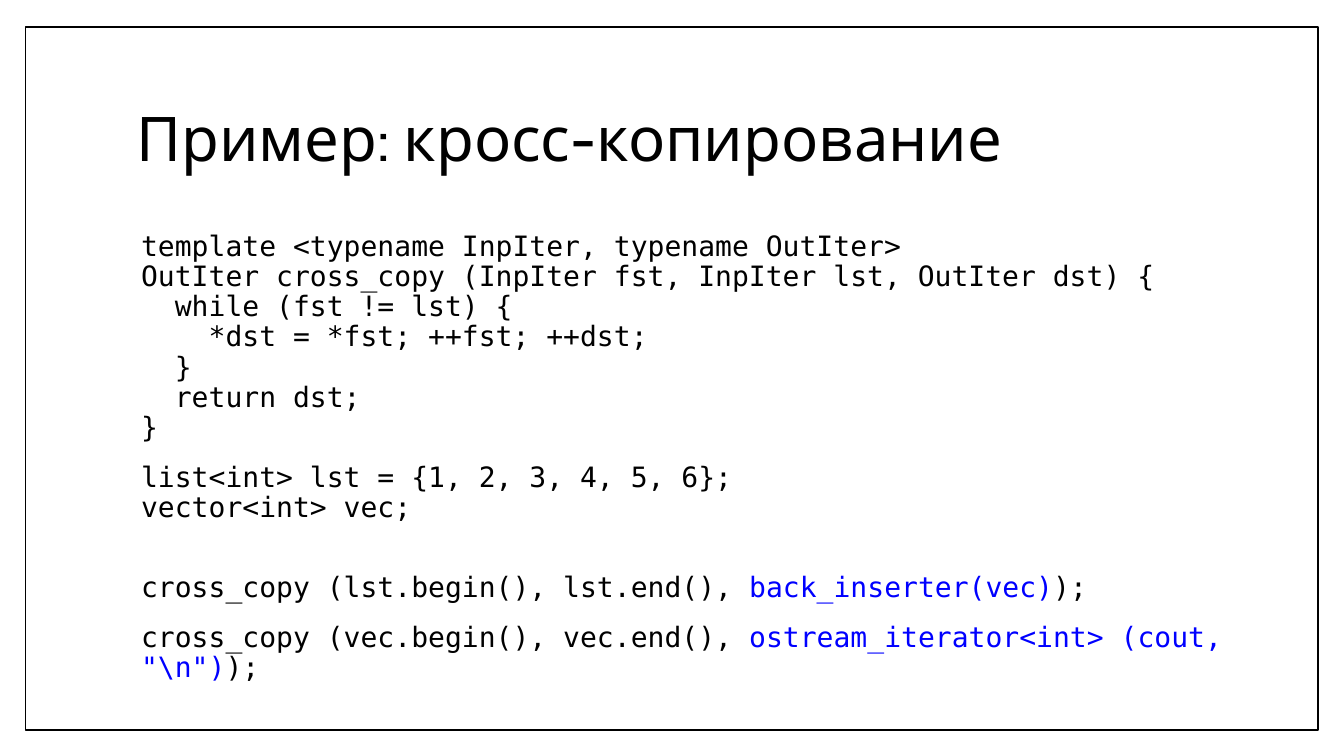
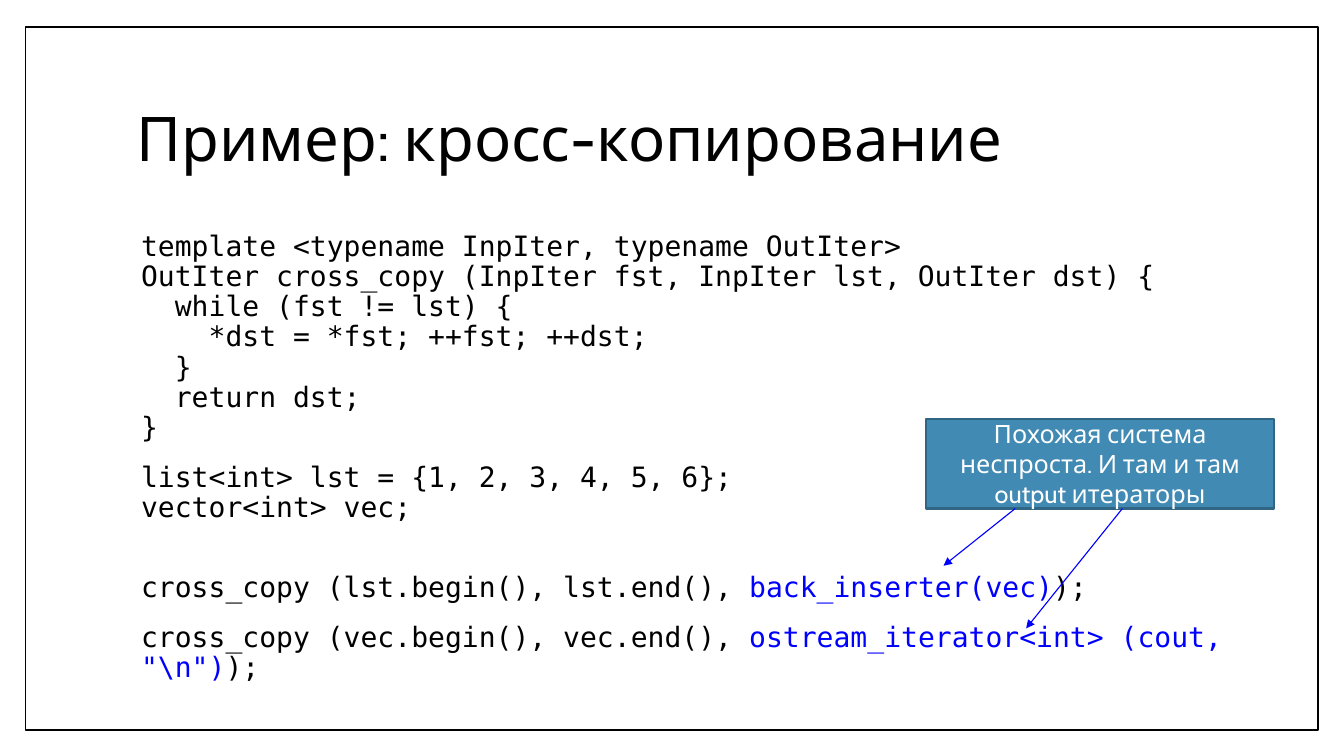
Before and after one commit to MIPT-ILab/cpp-lects-rus, a slide deck: slide 51 of slides/lec2-10-iterators.pptx (slide 21 before the commit). Drawn at 1344x756 pixels with LibreOffice and Linux fonts; fonts in the diff are those of the drawing. Boxes give left, top, right and bottom in pixels: in the first picture for what was removed or moved away, otherwise in the second. Text is boxed around its words. In the diff, an @@ line names an element or a change of style, - is before the commit and + after.

```diff
--- a/slides/lec2-10-iterators.pptx
+++ b/slides/lec2-10-iterators.pptx
@@ rectangle added at <box>927,418,1274,508</box>, fill #418AB3, outline #306684 1.5 pt, 18 pt, text #FFFFFF @@
+Похожая система неспроста. И там и там output итераторы
@@ arrow added from (1015, 509) to (944, 566), #0000FF 0.79 pt @@
@@ arrow added from (1123, 509) to (1026, 628), #0000FF 0.79 pt @@
```
Also in this commit, not shown: 17 other slides changed, 33 slides added, 1 slide removed, 28 other files.
